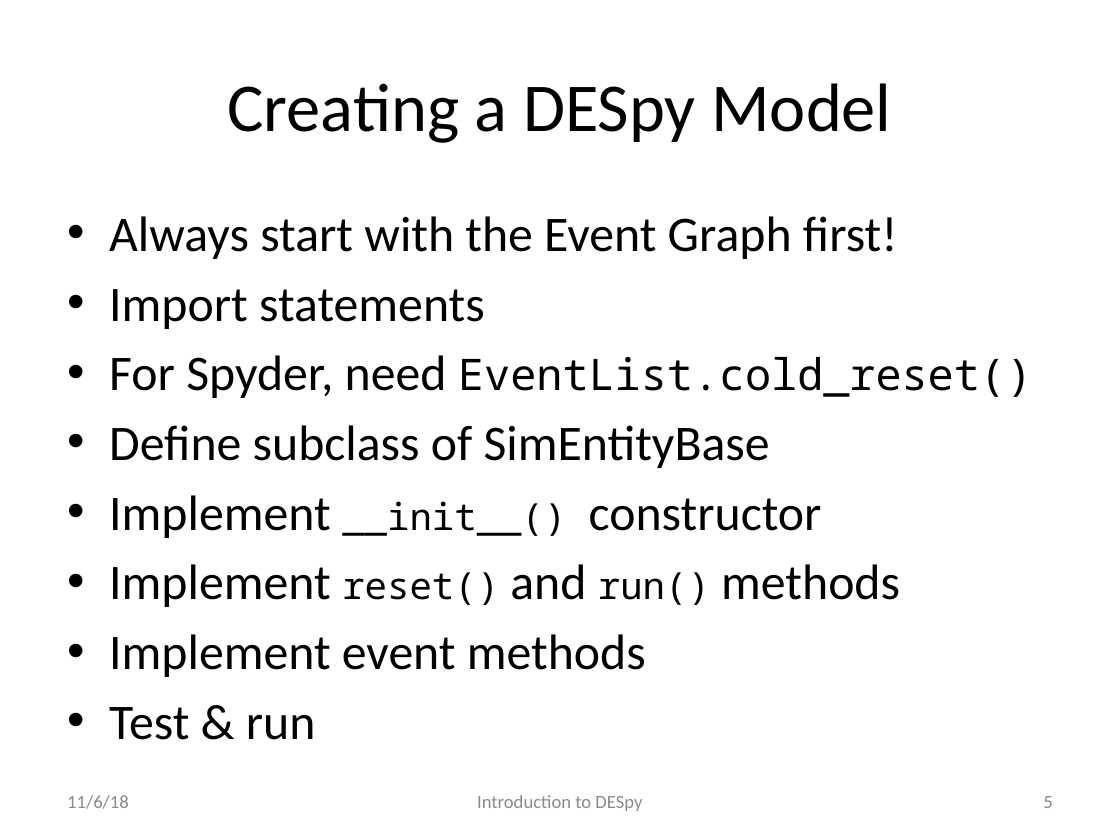
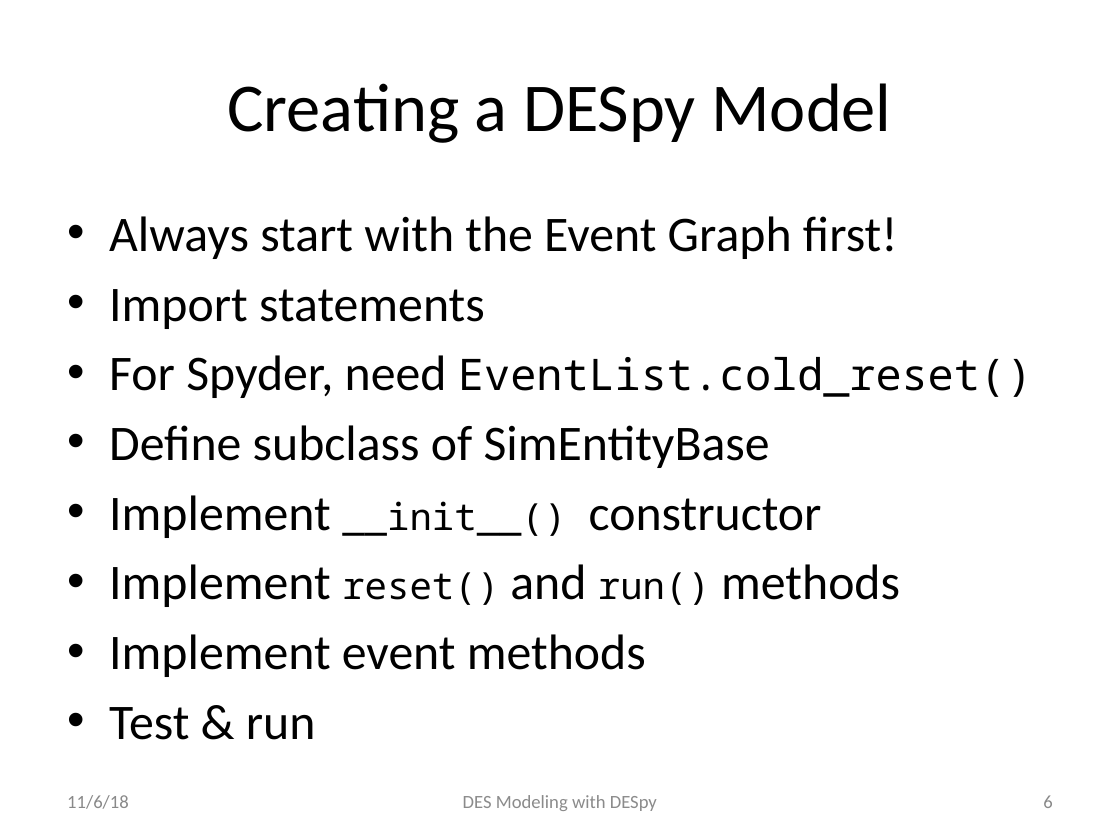
Before and after one commit to ahbuss/DESModeling, a slide deck: slide 6 of DESpy/OA3302 - Intro to DESpy.pptx (slide 5 before the commit). Drawn at 1120x840 pixels with LibreOffice and Linux fonts; fonts in the diff are those of the drawing; background and template pictures are left out. Boxes give left, top, right and bottom in pixels: in the first picture for what was removed or moved away, otherwise in the second. Text is boxed around its words. In the diff, an @@ line names an element or a change of style, - is before the commit and + after.

```diff
--- a/DESpy/OA3302 - Intro to DESpy.pptx
+++ b/DESpy/OA3302 - Intro to DESpy.pptx
@@ text at (463,795,657,811): text changed @@
-Introduction to DESpy
+DES Modeling with DESpy
@@ page number at (1043,795,1052,808): text changed @@
-5
+6
```
Also in this commit, not shown: 4 other slides changed, 1 slide added.
